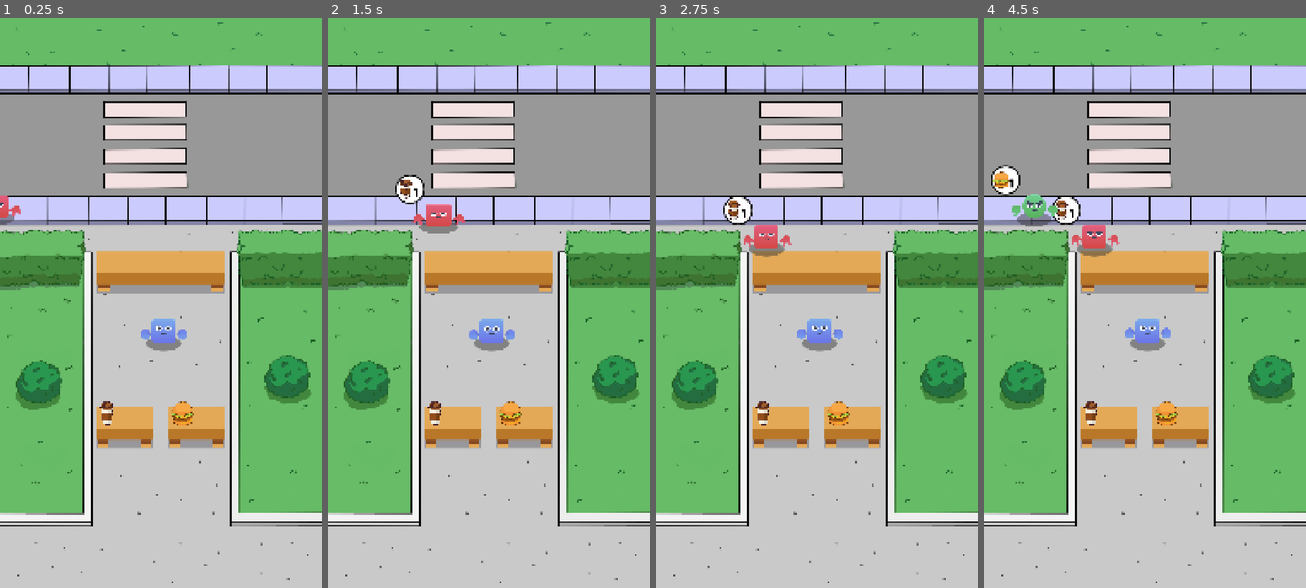
Above: before the commit, frames 1-4 (left to right).
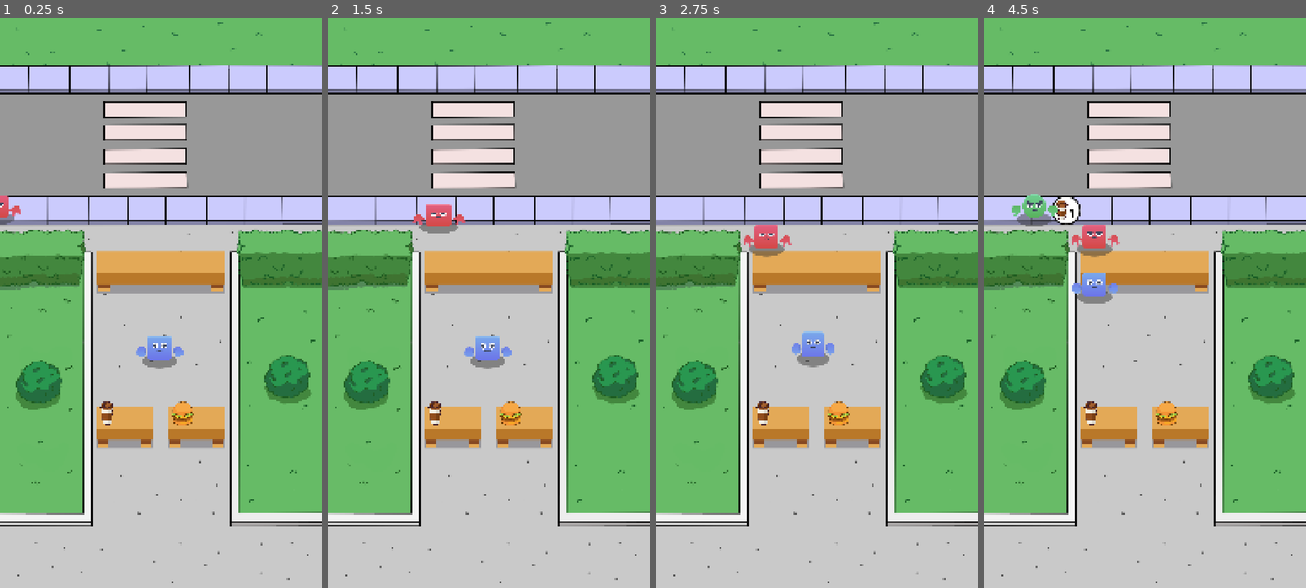
Above: after the commit, the same moments.

Repository: LHO-Developments/Godot-Projects
Game: Godot game, scene res://Scenes/game/game.tscn
The game is run twice, just before and just after one commit, with the same random seed, the same clock (stepped at 60 frames per second) and the same inputs.
Inputs:
- Up to frame 1 (0.25 s): no input
- Up to frame 2 (1.5 s): no input
- Up to frame 3 (2.75 s): no input
- Up to frame 4 (4.5 s): no input

The runs differ from the first frame. In frame 1, 0.9% of the frame differs, in the area x 42-58%, y 52-62%; in frame 2, 1.3%; in frame 3, 1.2%; in frame 4, 1.5%, in the area x 2-58%, y 25-59%.

Commit message:
add cashier manager + cashier move to counter to display order

Diff:
--- a/Idle Food Stand/idle-food-stand/Scenes/cashier/cashier.gd
+++ b/Idle Food Stand/idle-food-stand/Scenes/cashier/cashier.gd
@@ -5,7 +5,23 @@
 
 @onready var animation_player: AnimationPlayer = $AnimationPlayer;
 
+var current_customer: Customer;
+var counter_pos: Vector2;
+
+func set_customer(customer: Customer) -> void:
+	current_customer = customer;
+	customer.being_served = true;
+	counter_pos = Vector2(customer.position.x, customer.position.y + 160);
+
+func take_order() -> void:
+	move_to_customer();
+	await get_tree().create_timer(1.1).timeout;
+	current_customer.show_order_ui();
+	move_to_item_position();
+
 func move_to_customer() -> void:
+	var tween := create_tween();
+	tween.tween_property(self, "position", counter_pos, 1.0);
 	animation_player.play("Move");
 
 func move_to_item_position() -> void:
--- a/Idle Food Stand/idle-food-stand/Scenes/customer/customer.gd
+++ b/Idle Food Stand/idle-food-stand/Scenes/customer/customer.gd
@@ -17,12 +17,13 @@
 var current_order_status: int;
 
 var counter_pos: Vector2;
+var waiting_order: bool;
+var being_served: bool;
 
 func init_customer(item: Item, quantity: int) -> void:
 	request_item = item;
 	request_quantity = quantity;
 	current_order_status = quantity;
-	show_order_ui(); #for testing
 
 
 func move_to_counter() -> void:
@@ -41,7 +42,12 @@
 		counter_pos,
 		1.0);
 	tween.tween_interval(0.5);
-	tween.finished.connect(func(): anim_player.play("Idle"));
+	tween.finished.connect(func():
+		waiting_order = true;
+		anim_player.play("Idle")
+		GameManager.on_customer_request.emit(self);
+	);
+
 
 func set_sprites(data: CustomerData) -> void:
 	body.texture = data.body;
--- a/Idle Food Stand/idle-food-stand/Scenes/game/game.tscn
+++ b/Idle Food Stand/idle-food-stand/Scenes/game/game.tscn
@@ -15,6 +15,7 @@
 [ext_resource type="Resource" uid="uid://bsfqyw3yg45tg" path="res://data/custommer_pink.tres" id="13_klkrs"]
 [ext_resource type="PackedScene" uid="uid://cxeqijfw6weed" path="res://Scenes/customer/customer.tscn" id="14_hxkax"]
 [ext_resource type="Script" uid="uid://e5gph3t0xv7k" path="res://Scenes/managers/counter_manager.gd" id="15_7rk1p"]
+[ext_resource type="Script" uid="uid://kmhe5ngaou5" path="res://Scenes/managers/cashier_manager.gd" id="15_jbxxx"]
 
 [node name="Game" type="Node2D"]
 
@@ -46,9 +47,6 @@
 position = Vector2(-57.5, -53.3334)
 scale = Vector2(0.42, 0.42)
 texture = ExtResource("5_5l446")
-
-[node name="Cashier" parent="." instance=ExtResource("6_d0b77")]
-position = Vector2(548, 1056)
 
 [node name="CustomerManager" type="Node" parent="." node_paths=PackedStringArray("spawn_positions")]
 script = ExtResource("7_7trcl")
@@ -83,4 +81,12 @@
 [node name="Pos_3" type="Marker2D" parent="CounterManager"]
 position = Vector2(700, 740)
 
+[node name="CashierManager" type="Node" parent="." node_paths=PackedStringArray("spawn_pos")]
+script = ExtResource("15_jbxxx")
+cashier_scene = ExtResource("6_d0b77")
+spawn_pos = NodePath("Marker2D")
+
+[node name="Marker2D" type="Marker2D" parent="CashierManager"]
+position = Vector2(534, 1114)
+
 [connection signal="timeout" from="CustomerManager/SpawnTimer" to="CustomerManager" method="_on_spawn_timer_timeout"]
--- /dev/null
+++ b/Idle Food Stand/idle-food-stand/Scenes/managers/cashier_manager.gd
@@ -0,0 +1,27 @@
+extends Node
+class_name CashierManager;
+
+@export var cashier_scene: PackedScene;
+@export var spawn_pos: Marker2D;
+
+var cashier_list: Array[Cashier] = [];
+
+func _ready() -> void:
+	GameManager.on_customer_request.connect(_on_customer_request);
+	add_cashier();
+
+func add_cashier() -> void:
+	var new_cashier: Cashier = cashier_scene.instantiate();
+	add_child(new_cashier);
+	new_cashier.position = spawn_pos.position;
+	cashier_list.append(new_cashier);
+
+func _on_customer_request(customer: Customer) -> void:
+	var free_cashier: Array = cashier_list.filter(func(x: Cashier): return x.current_customer == null);
+	if not free_cashier:
+		return
+
+	var random_cashier: Cashier = free_cashier.pick_random();
+	if random_cashier:
+		random_cashier.set_customer(customer);
+		random_cashier.take_order();
--- a/Idle Food Stand/idle-food-stand/autoloads/game_manager.gd
+++ b/Idle Food Stand/idle-food-stand/autoloads/game_manager.gd
@@ -1,4 +1,6 @@
 extends Node
+
+signal on_customer_request(customer: Customer);
 
 const ITEM_BURGER = preload("res://data/item_burger.tres")
 const ITEM_COFFEE = preload("res://data/item_coffee.tres")
Not shown: 1 places in Idle Food Stand/idle-food-stand/Scenes/game/game.tscn that only renumber resources
Not shown, added: Idle Food Stand/idle-food-stand/Scenes/managers/cashier_manager.gd.uid
